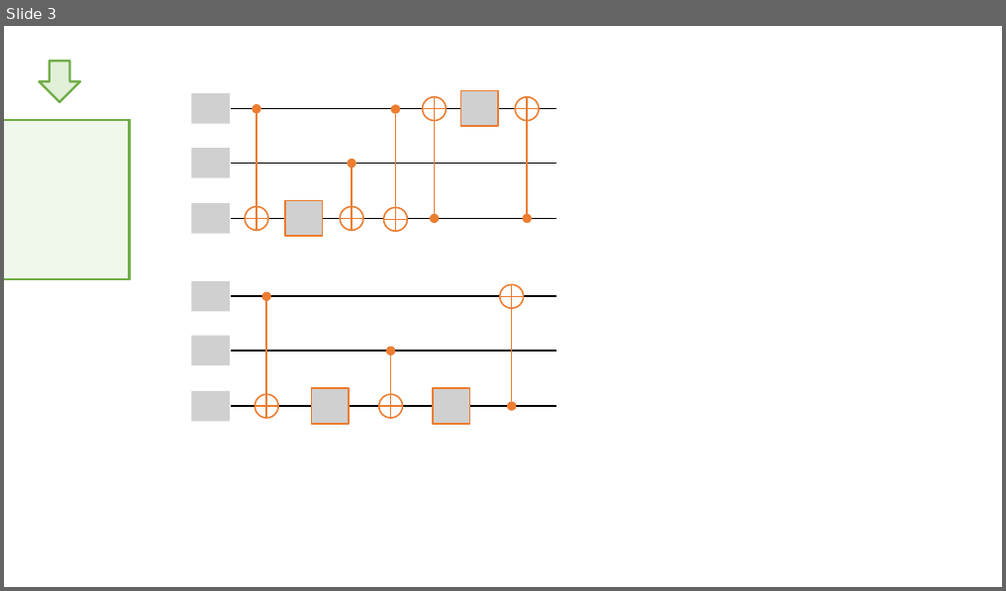
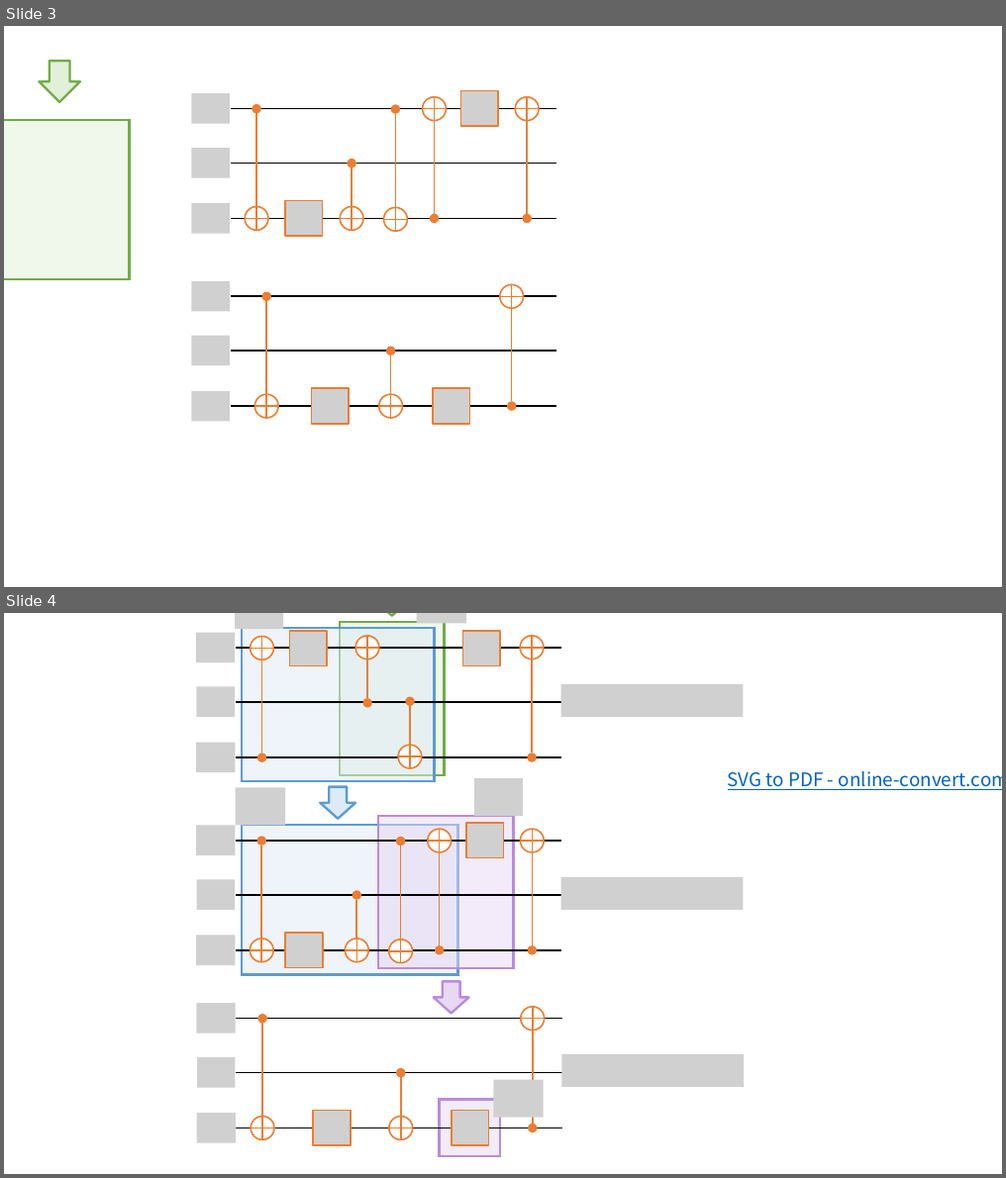
Before and after one commit to quantum-compiler/quartz, a slide deck: experiment/figure_generation/figure6_increasing_xfer/final_figures/final_figures.pptx. Shown one above the other, each under a label of ours: slide 3 before the commit, slides 3 and 4 after it. The pictures are 1006x591 and 1006x1178 pixels, drawn with LibreOffice and Linux fonts; fonts in the diff are those of the drawing; grey boxes stand for pictures; background and template pictures are left out. Boxes give left, top, right and bottom in pixels: in the first picture for what was removed or moved away, otherwise in the second. Text is boxed around its words. In the diff, an @@ line names an element or a change of style, - is before the commit and + after.

```diff
--- a/experiment/figure_generation/figure6_increasing_xfer/final_figures/final_figures.pptx
+++ b/experiment/figure_generation/figure6_increasing_xfer/final_figures/final_figures.pptx
@@ slide 4 added at box(4, 613, 1002, 1174), background #FFFFFF @@
@@ text added at box(728, 771, 1002, 790), 18 pt, text #0563C1, underline @@
+SVG to PDF - online-convert.com
@@ group added at box(196, 613, 744, 1157): 23 pictures, 21 lines, 12 flow chart ors, 12 ellipses, 5 rectangles, 3 right arrows @@
```
Also in this commit, not shown: 1 slide removed, 2 other files.
